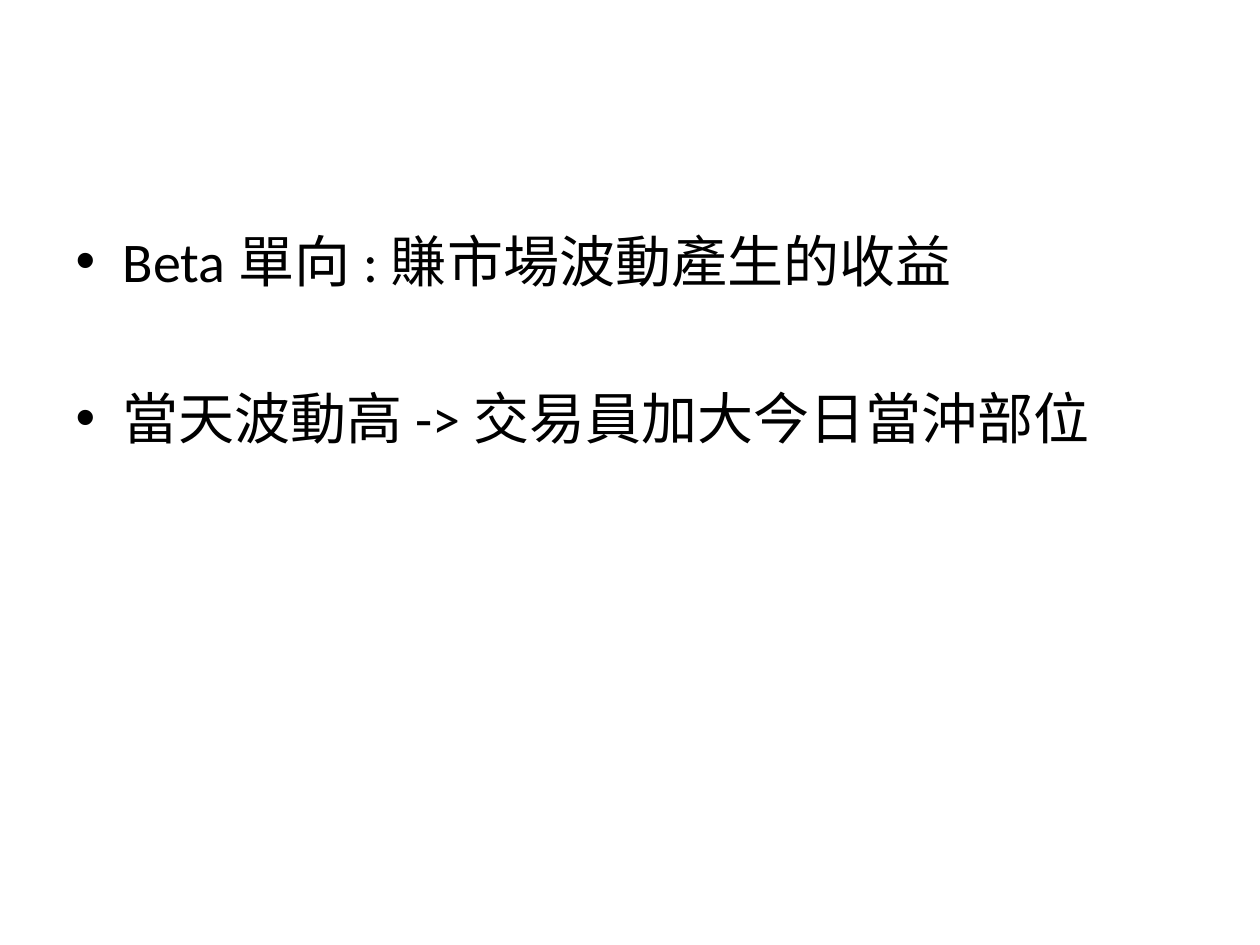
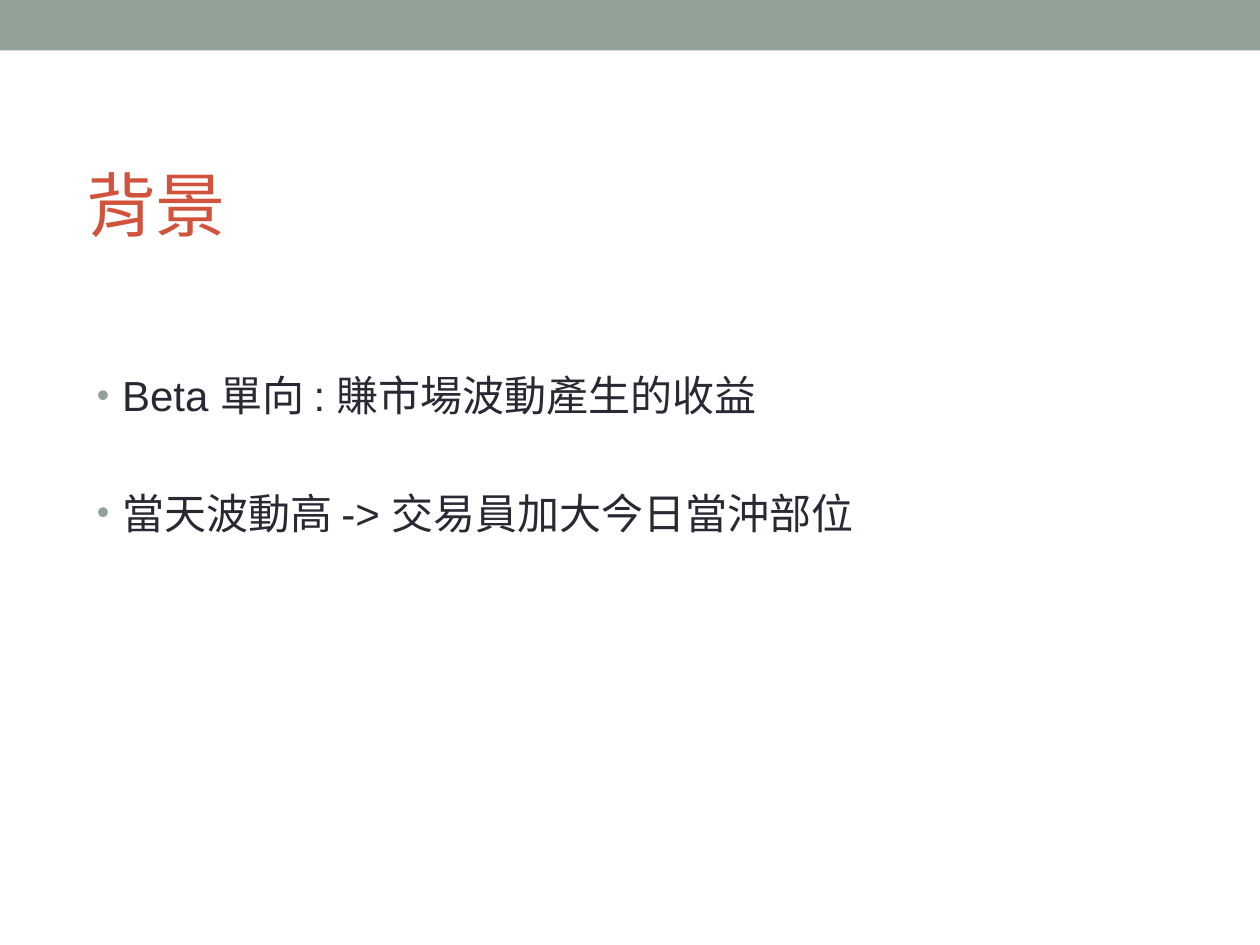
Before and after one commit to TengWeiHsu/2017ML_HW, a slide deck: slide 2 of Report_TingWei.pptx. Drawn at 1260x945 pixels with LibreOffice and Linux fonts; fonts in the diff are those of the drawing. Boxes give left, top, right and bottom in pixels: in the first picture for what was removed or moved away, otherwise in the second. Text is boxed around its words. In the diff, an @@ line names an element or a change of style, - is before the commit and + after.

```diff
--- a/Report_TingWei.pptx
+++ b/Report_TingWei.pptx
@@ rectangle added at (x1=0, y1=0, x2=1260, y2=50), fill #93A299 @@
@@ title added at (x1=87, y1=172, x2=225, y2=237), 40 pt, text #D2533C @@
+背景
@@ text "Beta 單向 : 賺市場波動產生的收益" moved from (x1=123, y1=234, x2=1090, y2=444) to (x1=122, y1=375, x2=854, y2=533) @@
@@ text "Beta 單向 : 賺市場波動產生的收益" at (x1=122, y1=375, x2=854, y2=533): size 32 to 24 pt, font Calibri to Arial, text colour #000000 to #292934; indent changed; less space between paragraphs @@
```
Also in this commit, not shown: 6 other slides changed, 1 slide added.
